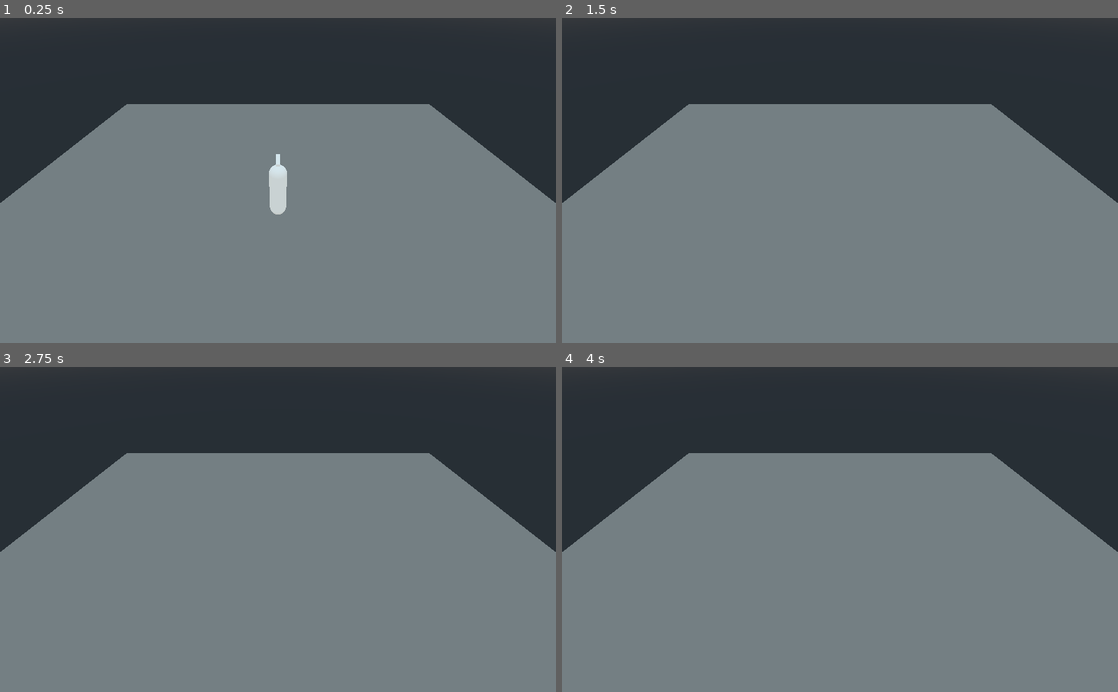
Above: before the commit, frames 1-4 (two rows, left to right).
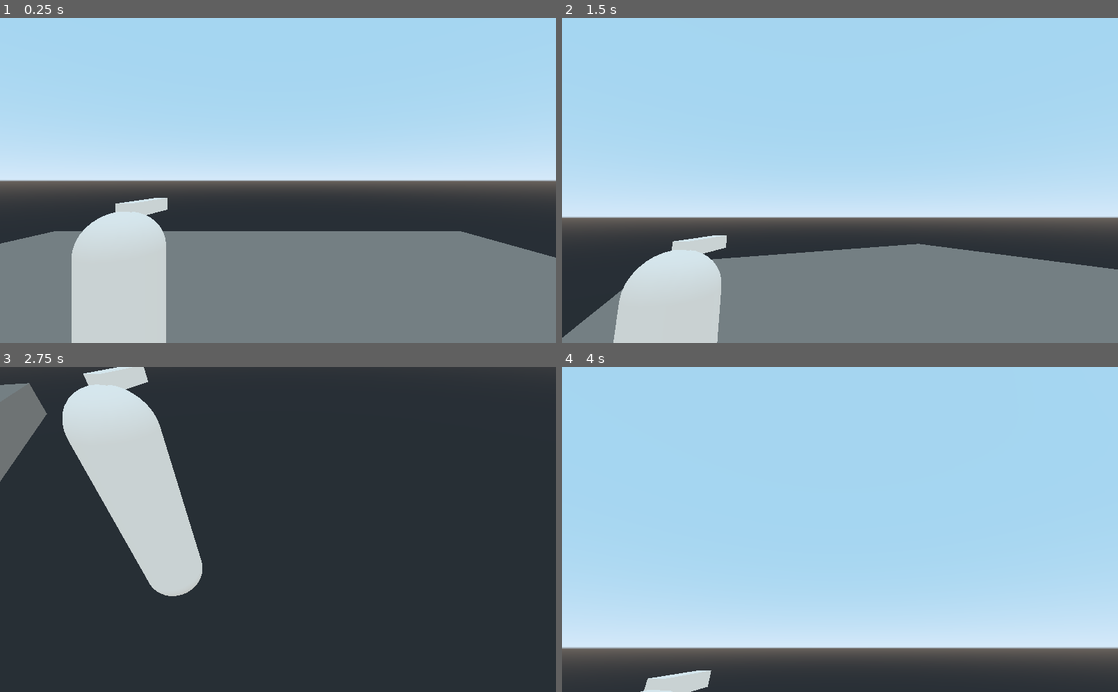
Above: after the commit, the same moments.

Repository: mc-carthy/gdCookbook
Game: Godot game, scene res://Recipes/PlayerCharacter/World.tscn
The game is run twice, just before and just after one commit, with the same random seed, the same clock (stepped at 60 frames per second) and the same inputs. The project has no main scene, so this scene is started directly.
Inputs (mouse positions are in pixels of both pictures, inside the frame that each line leads up to):
- Up to frame 1 (0.25 s): no input
- Up to frame 2 (1.5 s): tap Enter at 0.5 s; move the mouse to (962, 164) at 0.52 s; hold D (move_right) 0.53-1.28 s; move the mouse to (728, 196) at 1.27 s; hold S (move_backward) from 1.28 s (still down)
- Up to frame 3 (2.75 s): move the mouse to (333, 458) at 2.02 s; release S (move_backward) at 2.03 s; hold D (move_right) from 2.03 s (still down)
- Up to frame 4 (4 s): move the mouse to (812, 594) at 2.77 s; release D (move_right) at 2.78 s; hold W (move_forward) 2.78-3.53 s; tap Space at 3.5 s; move the mouse to (1006, 578) at 3.52 s; hold A (move_left) from 3.53 s (still down)

The runs differ from the first frame. In frame 1, 72% of the frame differs, in the area x 0-100%, y 0-100%; in frame 2, 79%; in frame 3, 72%; in frame 4, 100%.

Commit message:
Add camera control

Diff:
--- a/Recipes/PlayerCharacter/PlayerCharacter.gd
+++ b/Recipes/PlayerCharacter/PlayerCharacter.gd
@@ -1,8 +1,19 @@
 extends KinematicBody
+
+onready var head_pivot: Spatial = $HeadPivot
 
 var move_speed: float = 10.0
 var direction: Vector3 = Vector3()
 var velocity: Vector3 = Vector3()
+var mouse_sensitivity: float = 0.3
+
+func _ready() -> void:
+	Input.set_mouse_mode(Input.MOUSE_MODE_CAPTURED)
+
+func _input(event: InputEvent) -> void:
+	if event is InputEventMouseMotion:
+		rotate_y(deg2rad(-event.relative.x * mouse_sensitivity))
+		head_pivot.rotate_x(deg2rad(-event.relative.y * mouse_sensitivity))
 
 func _process(delta: float) -> void:
 	direction = Vector3()
--- a/Recipes/PlayerCharacter/PlayerCharacter.tscn
+++ b/Recipes/PlayerCharacter/PlayerCharacter.tscn
@@ -31,3 +31,10 @@
 transform = Transform( 1, 0, 0, 0, 1, 0, 0, 0, 1, 0, 1.8, 0.25 )
 mesh = SubResource( 3 )
 material/0 = null
+
+[node name="HeadPivot" type="Spatial" parent="."]
+transform = Transform( 1, 0, 0, 0, 1, 0, 0, 0, 1, -1, 2, -1.5 )
+
+[node name="Camera" type="Camera" parent="HeadPivot"]
+transform = Transform( -1, 0, -3.25841e-07, 0, 1, 0, 3.25841e-07, 0, -1, 0, 0, 0 )
+current = true
--- a/Recipes/PlayerCharacter/World.tscn
+++ b/Recipes/PlayerCharacter/World.tscn
@@ -29,4 +29,3 @@
 
 [node name="Camera" type="Camera" parent="."]
 transform = Transform( -1, -2.09447e-07, 2.49609e-07, 0, 0.766044, 0.642788, -3.25841e-07, 0.642788, -0.766044, 0, 6, -5 )
-current = true
